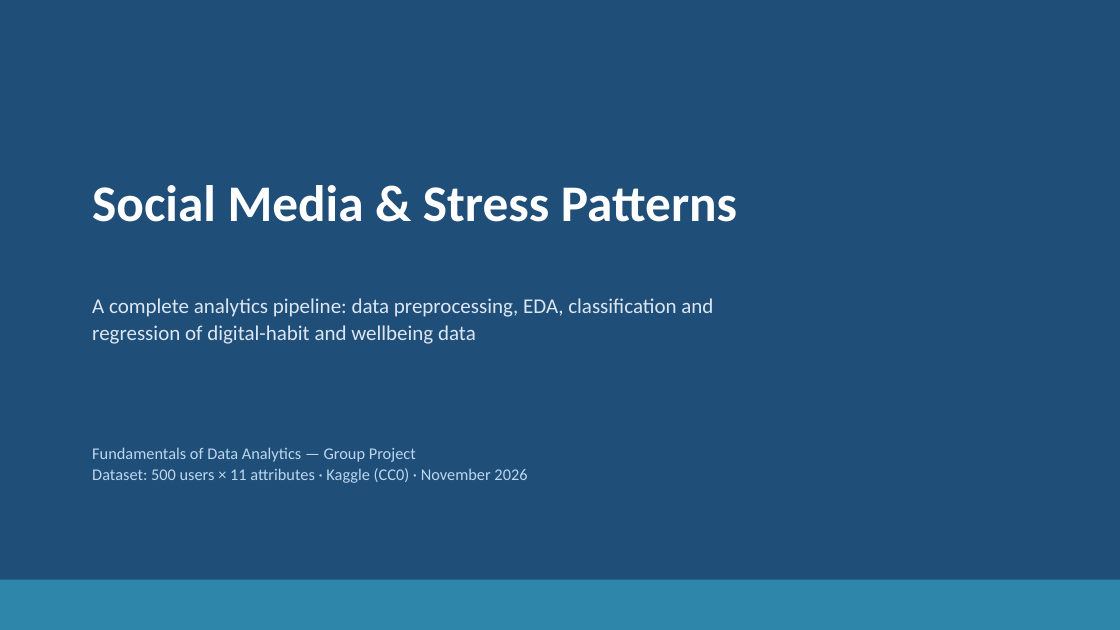
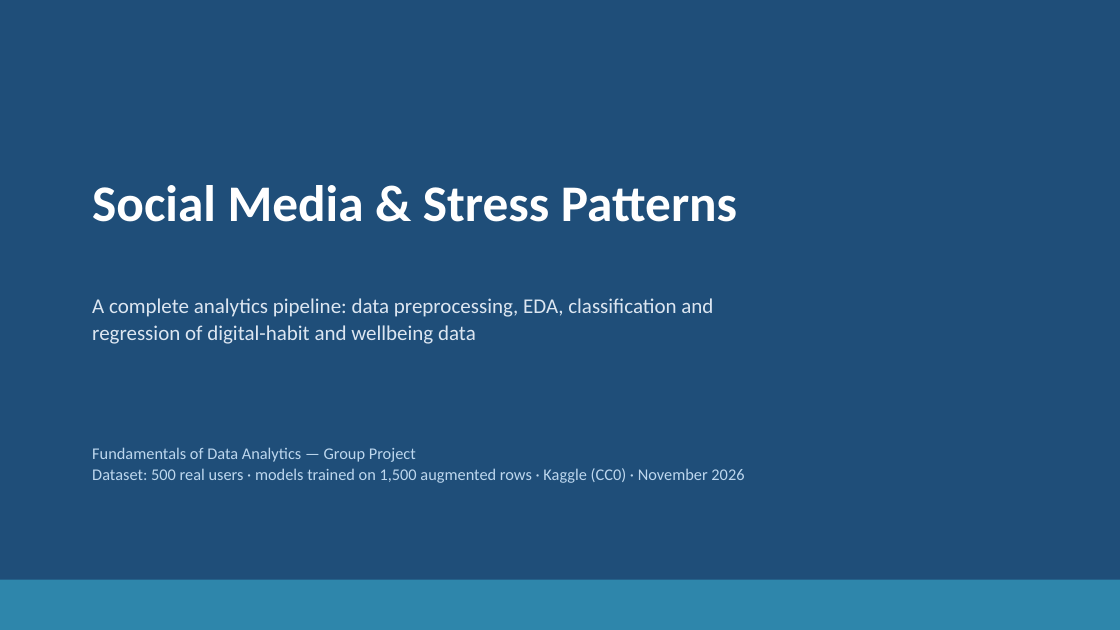
Before and after one commit to jaismine19/social-media-stress-analysis, a slide deck: slide 1 of presentation/Social_Media_Stress_Presentation.pptx. Drawn at 1120x630 pixels with LibreOffice and Linux fonts; fonts in the diff are those of the drawing. Boxes give left, top, right and bottom in pixels: in the first picture for what was removed or moved away, otherwise in the second. Text is boxed around its words. In the diff, an @@ line names an element or a change of style, - is before the commit and + after.

Commit message:
Update presentation with augmented 1,500-row dataset size

```diff
--- a/presentation/Social_Media_Stress_Presentation.pptx
+++ b/presentation/Social_Media_Stress_Presentation.pptx
@@ text at [92, 468, 744, 483]: text changed @@
-Dataset: 500 users × 11 attributes · Kaggle (CC0) · November 2026
+Dataset: 500 real users · models trained on 1,500 augmented rows · Kaggle (CC0) · November 2026
```
Also in this commit, not shown: 3 other slides changed.
